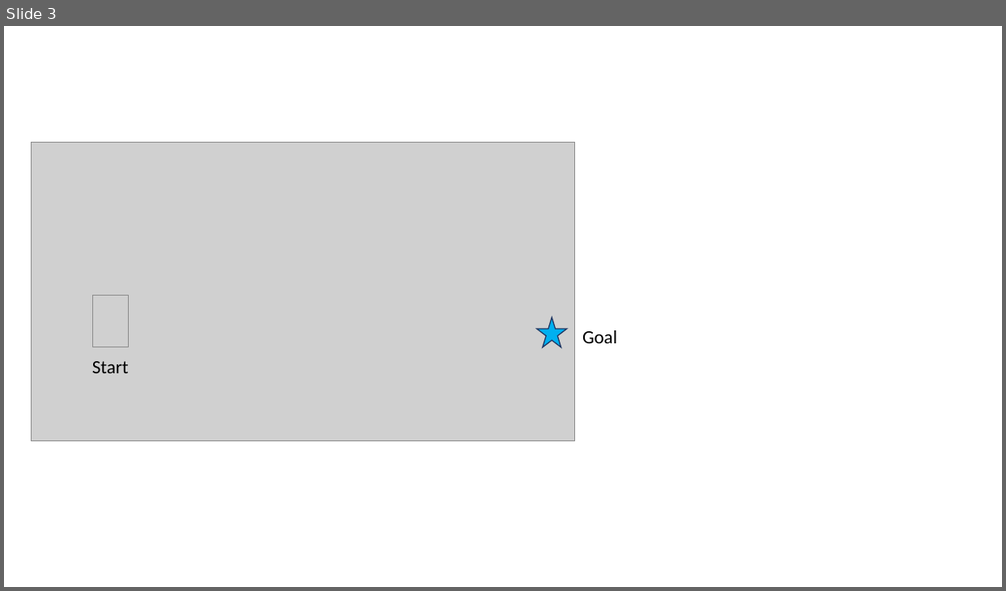
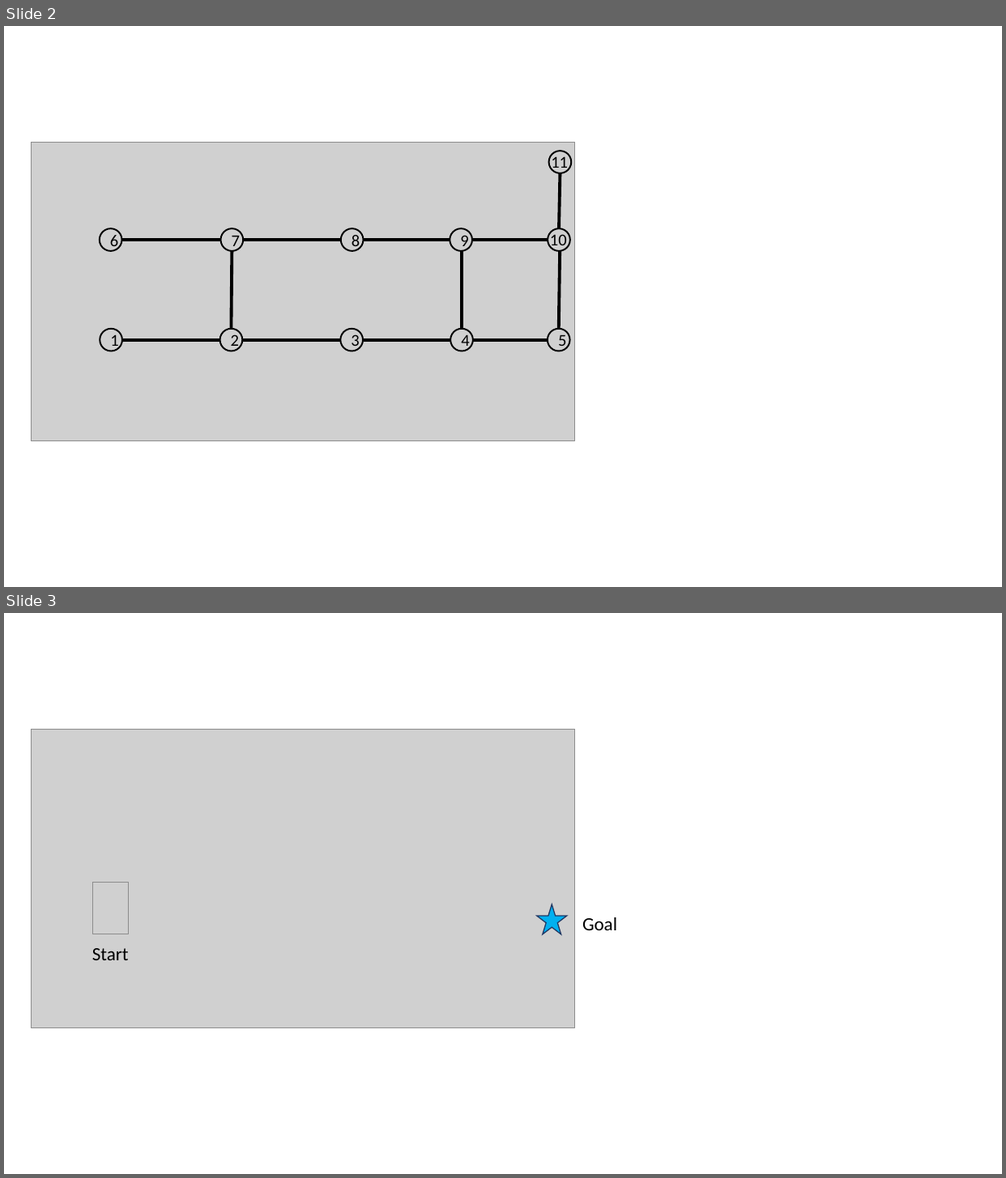
Before and after one commit to cmu-able/explainable-planning, a slide deck: XPlanningEvaluation/data/instruction/instruction.pptx. Shown one above the other, each under a label of ours: slide 3 before the commit, slides 2 and 3 after it. The pictures are 1006x591 and 1006x1178 pixels, drawn with LibreOffice and Linux fonts; fonts in the diff are those of the drawing; grey boxes stand for pictures. Boxes give left, top, right and bottom in pixels: in the first picture for what was removed or moved away, otherwise in the second. Text is boxed around its words. In the diff, an @@ line names an element or a change of style, - is before the commit and + after.

```diff
--- a/XPlanningEvaluation/data/instruction/instruction.pptx
+++ b/XPlanningEvaluation/data/instruction/instruction.pptx
@@ slide 2 added at (x1=4, y1=26, x2=1002, y2=587), background #FFFFFF @@
@@ picture added at (x1=31, y1=142, x2=575, y2=442) @@
@@ group added at (x1=100, y1=151, x2=572, y2=352): 12 lines, 11 ellipses, 2 texts @@
+1
+2
+3
+7
+4
+8
+9
+5
+6
+10
+11
```
Also in this commit, not shown: 3 slides changed, 2 other slides added, 1 slide removed.
